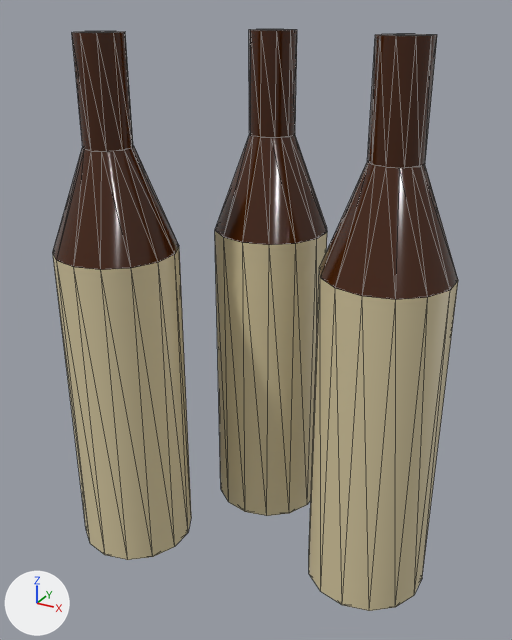
Renders of the glTF model ocean/swat/assets/environment/motel_interior_v1/desk_bottles.glb from each side of a commit.
Both versions are drawn from a 50 mm camera at (0.174, -0.333, 0.28) aimed at (-0.006, -0.007, 0.116). Arrows for +X, +Y and +Z are at lower left; the lights stay in place. The first picture is the older version. Mesh edges are drawn as thin lines. Vertices at exactly the same position are counted once.

Script lines for the objects in view, before the commit:
```python
me_desk_bottles = bpy.data.meshes.new('desk_bottles')
me_desk_bottles.from_pydata(...)  # 250 vertices, 472 faces; spans x -0.08..0.11, y -0.101..0.13, z 0.0..0.27
# faces by material slot: [156, 264, 52]
me_desk_bottles.materials.append(mat_beer_label)  # picture img_beer_label
me_desk_bottles.materials.append(mat_bottle_brown)  # brown #441f04
me_desk_bottles.materials.append(mat_can_aluminium)  # red #b6231f
ob_desk_bottles = bpy.data.objects.new('desk_bottles', me_desk_bottles)
ob_desk_bottles.location = (0.0, 0.0, 0.0)
```
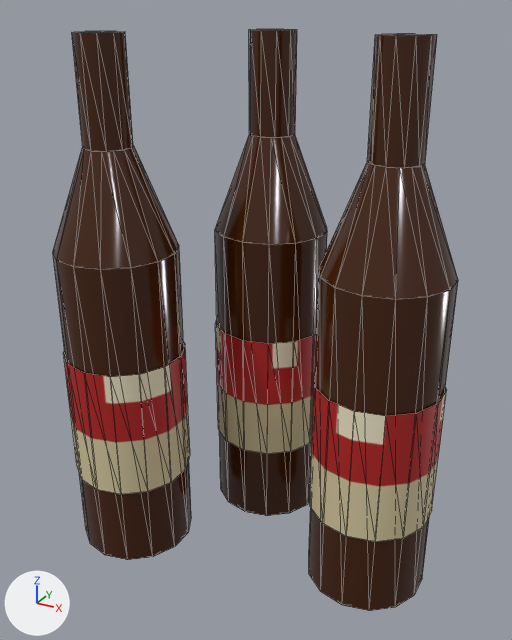
What differs and where, as boxes [x1, y1, x2, y2] in the pictures (512 x 640 px):
part 1 of me_desk_bottles, added
    after: [216, 320, 317, 454]
part 2 of me_desk_bottles, added
    after: [310, 371, 447, 542]
part 3 of me_desk_bottles, added
    after: [63, 343, 190, 494]
part 4 of me_desk_bottles, recoloured (beige to brown)
    both: [53, 231, 458, 611]

Patch to the scene script:
```diff
--- a/ocean/swat/assets/environment/motel_interior_v1/desk_bottles.glb.py
+++ b/ocean/swat/assets/environment/motel_interior_v1/desk_bottles.glb.py
@@ me_desk_bottles @@
 # used by ob_desk_bottles; location = (0.0, 0.0, 0.0)
-me_desk_bottles.from_pydata(...)  # 250 vertices, 472 faces; spans x -0.08..0.11, y -0.101..0.13, z 0.0..0.27
+me_desk_bottles.from_pydata(...)  # 334 vertices, 556 faces; spans x -0.081..0.111, y -0.102..0.13, z 0.0..0.27
+# me_desk_bottles part 1: a new loose piece of 28 vertices spanning x -0.031..0.031, y -0.032..0.032, z 0.045..0.115, in mat_beer_label (picture img_beer_label)
+# me_desk_bottles part 2: a new loose piece of 28 vertices spanning x 0.049..0.111, y -0.072..-0.008, z 0.045..0.115, in mat_beer_label (picture img_beer_label)
+# me_desk_bottles part 3: a new loose piece of 28 vertices spanning x -0.081..-0.019, y -0.102..-0.038, z 0.045..0.115, in mat_beer_label (picture img_beer_label)
+# me_desk_bottles part 4: 156 faces spanning x -0.08..0.11, y -0.101..0.031, z 0.0..0.17 switch from mat_beer_label (picture img_beer_label) to mat_bottle_brown (brown #441f04)
 me_desk_bottles.materials.append(mat_can_aluminium)
```
